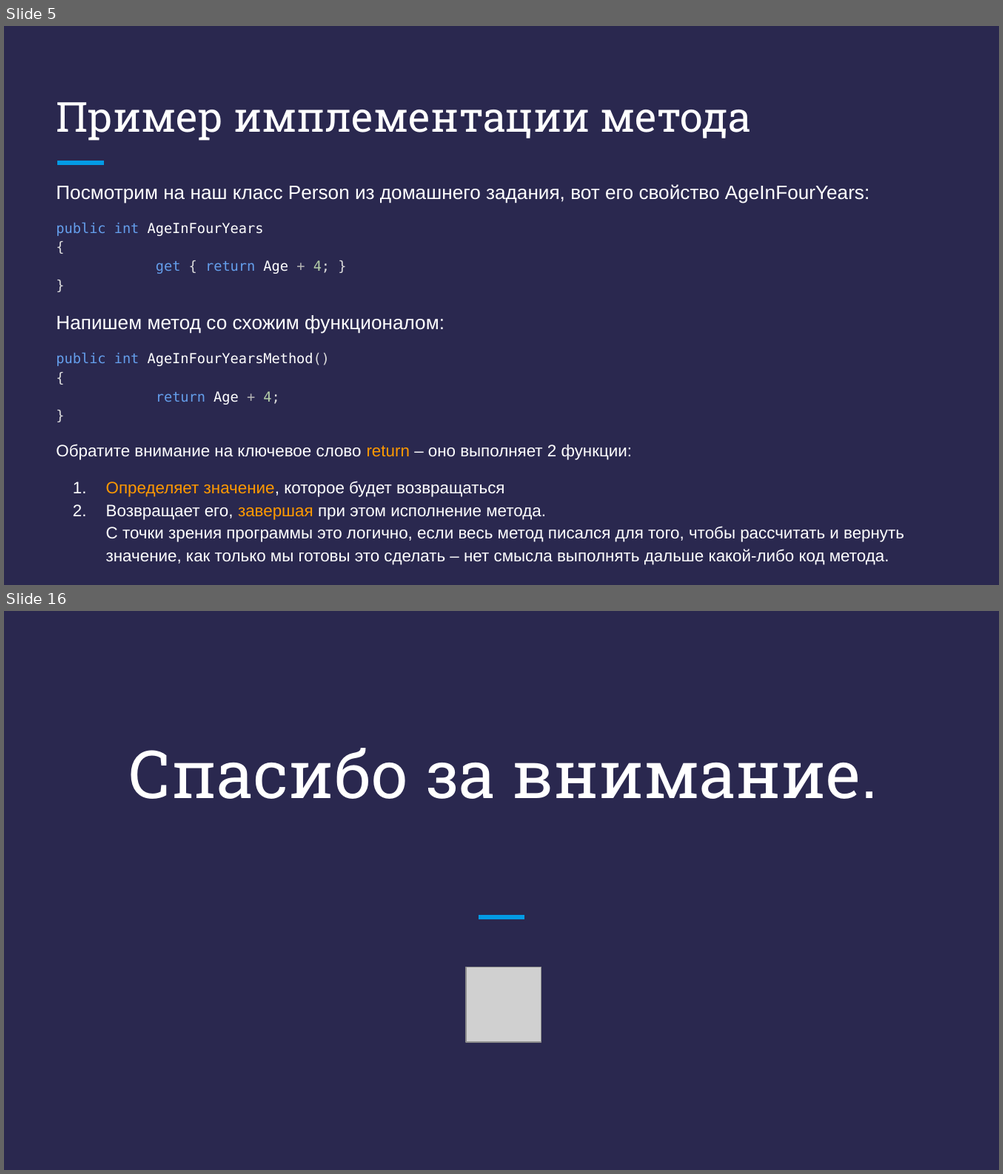
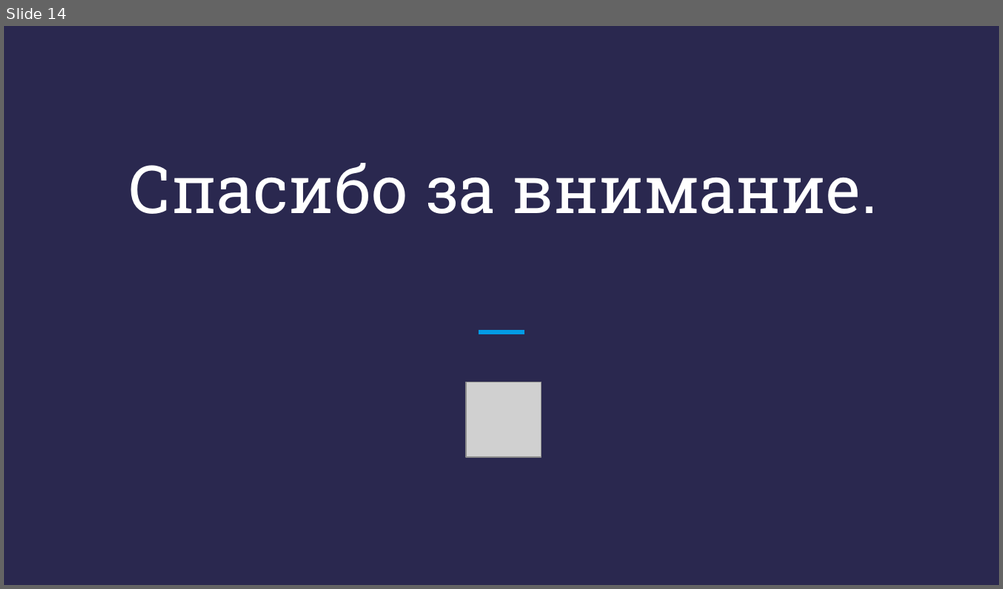
Before and after one commit to DenisKaVladimirovich/MyLessons, a slide deck: 11/Презентация - C# + .NET - Урок 11.pptx. Shown one above the other, each under a label of ours: slides 5 and 16 before the commit, slide 14 after it; the slides between them are not shown. The pictures are 1003x1174 and 1003x589 pixels, drawn with LibreOffice and Linux fonts; fonts in the diff are those of the drawing; grey boxes stand for pictures. Boxes give left, top, right and bottom in pixels: in the first picture for what was removed or moved away, otherwise in the second. Text is boxed around its words. In the diff, an @@ line names an element or a change of style, - is before the commit and + after.

```diff
--- a/11/Презентация - C# + .NET - Урок 11.pptx
+++ b/11/Презентация - C# + .NET - Урок 11.pptx
@@ slide 5 removed at <box>4,26,999,585</box>, background #2A284F @@
@@ title removed at <box>56,102,751,141</box> @@
-Пример имплементации метода
@@ line removed from (58, 163) to (103, 163) @@
@@ text removed at <box>56,184,904,565</box> @@
-Посмотрим на наш класс Person из домашнего задания, вот его свойство AgeInFourYears:
-public int AgeInFourYears
-{
-get { return Age + 4; }
-}
-Напишем метод со схожим функционалом:
-public int AgeInFourYearsMethod()
-{
-return Age + 4;
-}
-Обратите внимание на ключевое слово return – оно выполняет 2 функции:
-1. Определяет значение, которое будет возвращаться
-2. Возвращает его, завершая при этом исполнение метода.
-   С точки зрения программы это логично, если весь метод писался для того, чтобы рассчитать и вернуть значение, как только мы готовы это сделать – нет смысла выполнять дальше какой-либо код метода.
@@ what was slide 16 is now slide 14 @@
```
Also in this commit, not shown: 4 slides changed, 9 slides added, 10 other slides removed, 3 other files.
